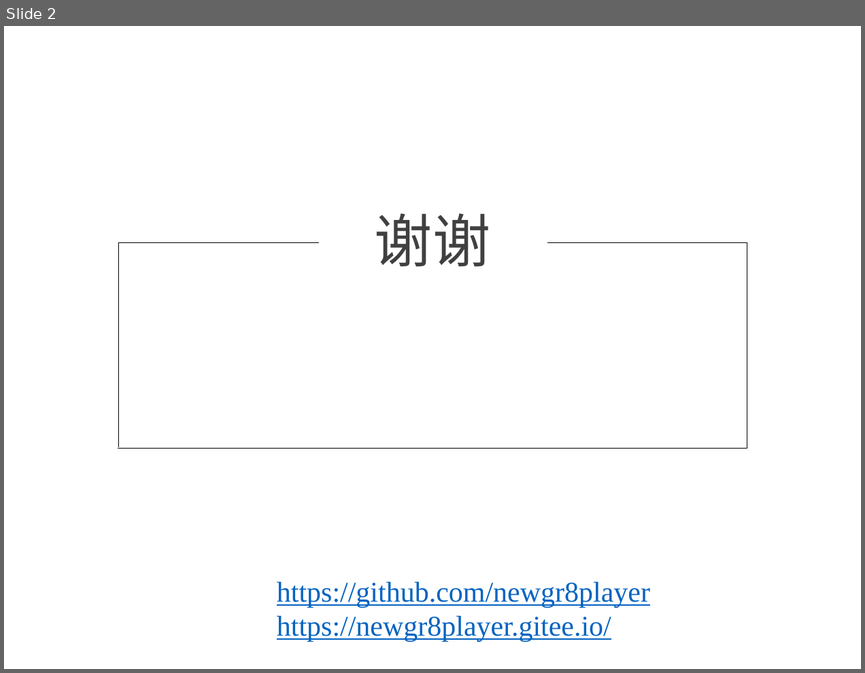
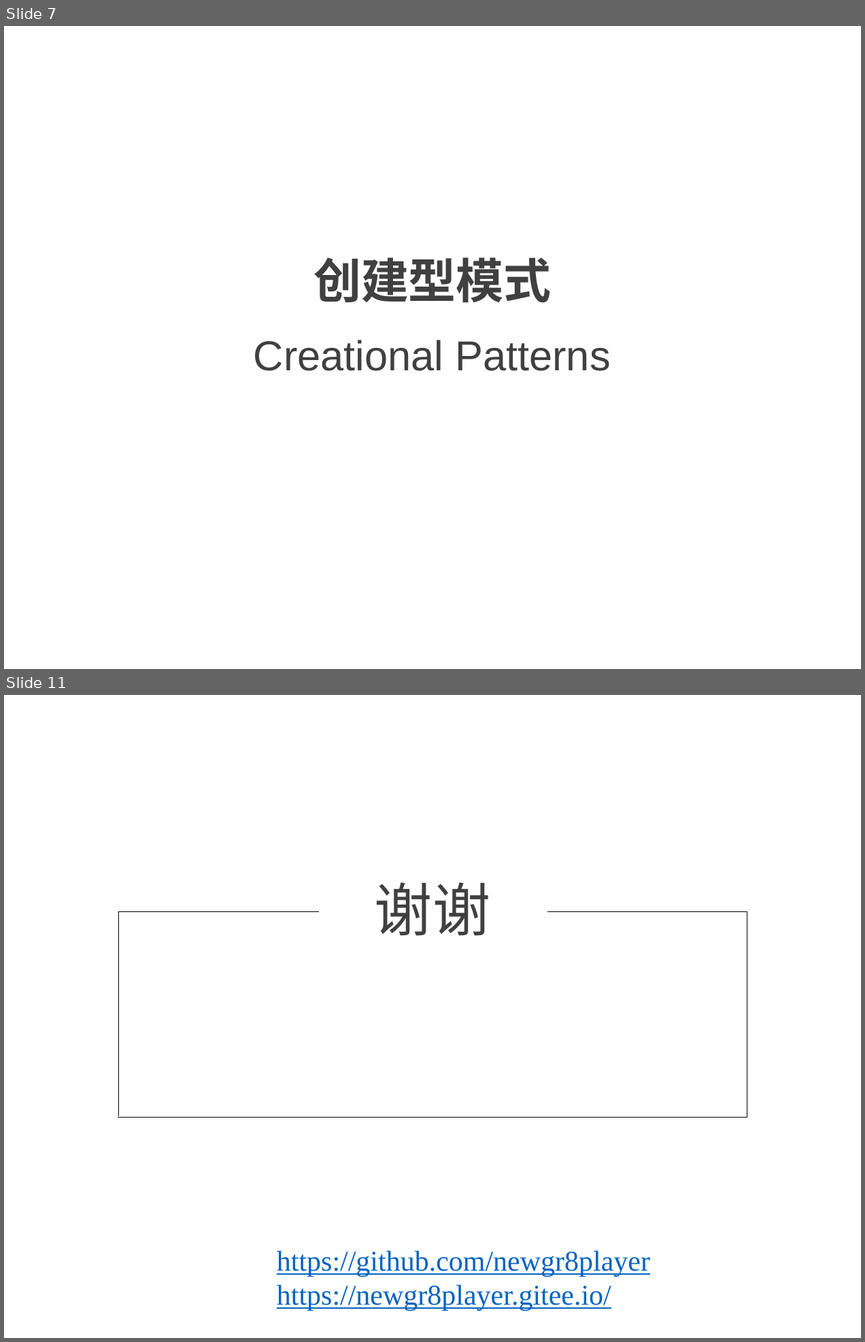
Before and after one commit to NewGr8Player/My-PPT, a slide deck: Design pattern/23种设计模式详解.pptx. Shown one above the other, each under a label of ours: slide 2 before the commit, slides 7 and 11 after it; the slides between them are not shown. The pictures are 865x673 and 865x1342 pixels, drawn with LibreOffice and Linux fonts; fonts in the diff are those of the drawing. Boxes give left, top, right and bottom in pixels: in the first picture for what was removed or moved away, otherwise in the second. Text is boxed around its words. In the diff, an @@ line names an element or a change of style, - is before the commit and + after.

```diff
--- a/Design pattern/23种设计模式详解.pptx
+++ b/Design pattern/23种设计模式详解.pptx
@@ slide 7 added at (4,26,861,669), background #FFFFFF @@
@@ text added at (313,257,551,303), 40 pt, text #404040, bold @@
+创建型模式
@@ title added at (254,339,610,371), 35.1 pt, text #404040 @@
+Creational Patterns
@@ what was slide 2 is now slide 11 @@
```
Also in this commit, not shown: 1 slide changed, 8 other slides added, 1 other file.
